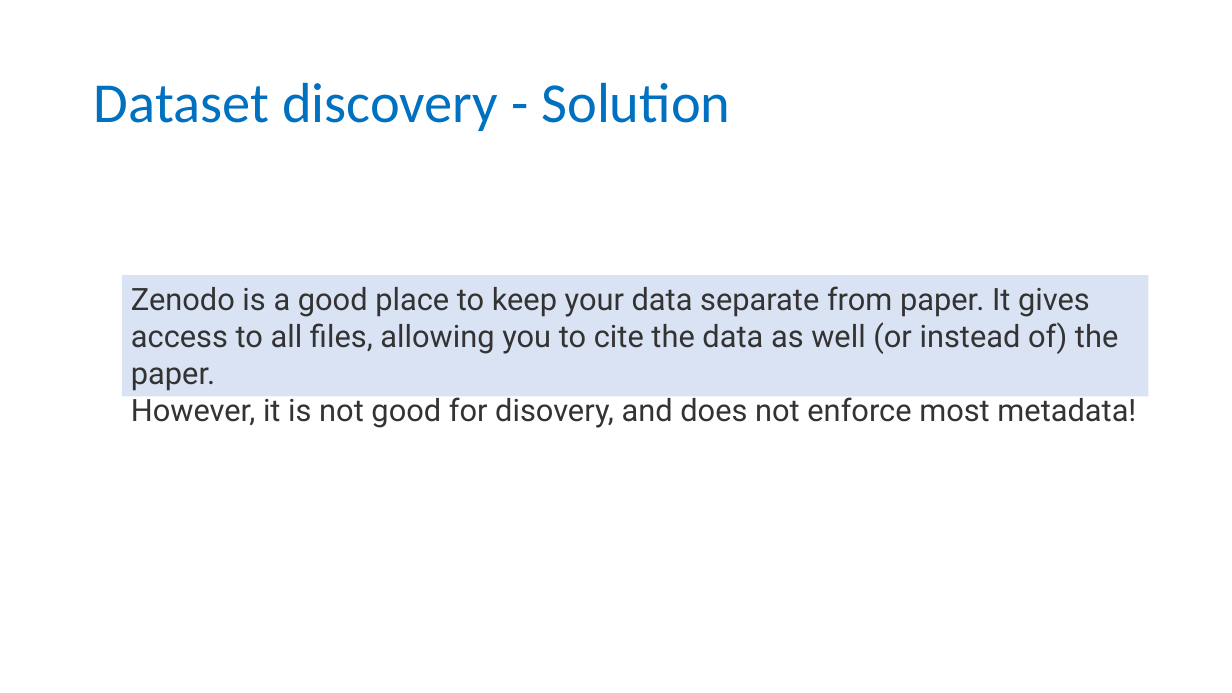
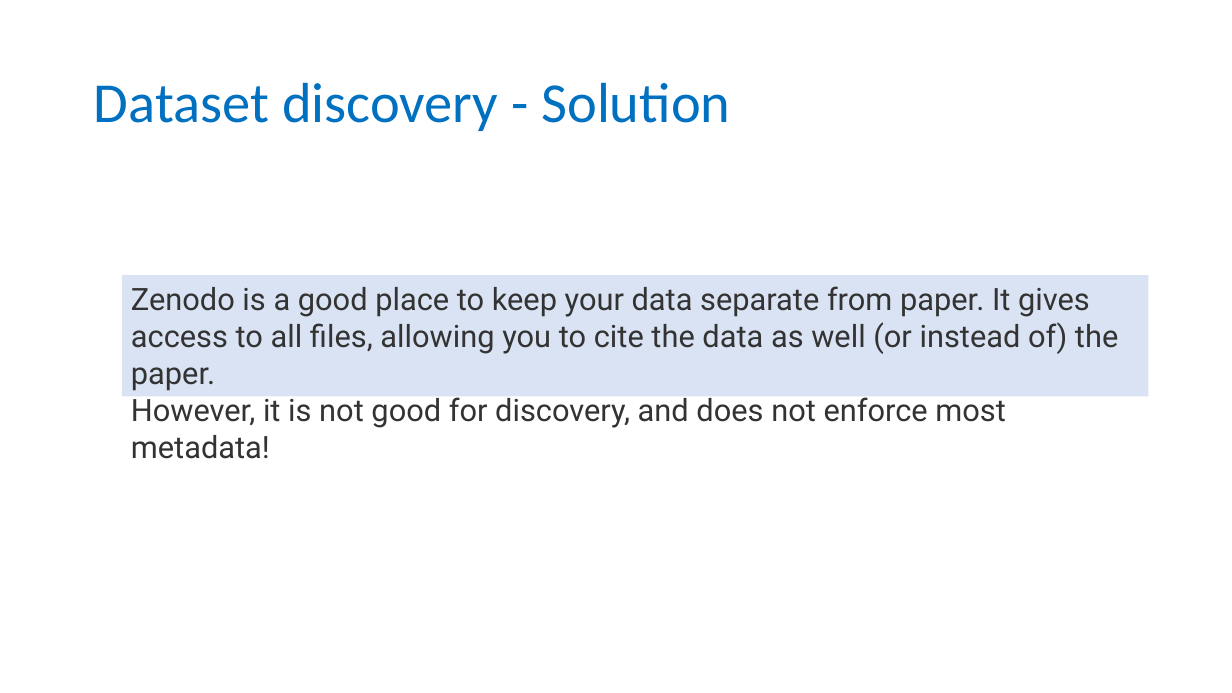
Before and after one commit to tobyhodges/solid-waddle, a slide deck: slide 13 of instructors/13-Repositories_v2.0.pptx. Drawn at 1232x693 pixels with LibreOffice and Linux fonts; fonts in the diff are those of the drawing; background and template pictures are left out. Boxes give left, top, right and bottom in pixels: in the first picture for what was removed or moved away, otherwise in the second. Text is boxed around its words. In the diff, an @@ line names an element or a change of style, - is before the commit and + after.

```diff
--- a/instructors/13-Repositories_v2.0.pptx
+++ b/instructors/13-Repositories_v2.0.pptx
@@ text in rectangle at box(131, 286, 1118, 459): text changed @@
-Zenodo is a good place to keep your data separate from paper. It gives access to all files, allowing you to cite the data as well (or instead of) the paper.
-However, it is not good for disovery, and does not enforce most metadata!
+Zenodo is a good place to keep your data separate from paper. It gives access to all files, allowing you to cite the data as well (or instead of) the paper.
+However, it is not good for discovery, and does not enforce most metadata!
```
Also in this commit, not shown: 1 slide added, 1 other file.
